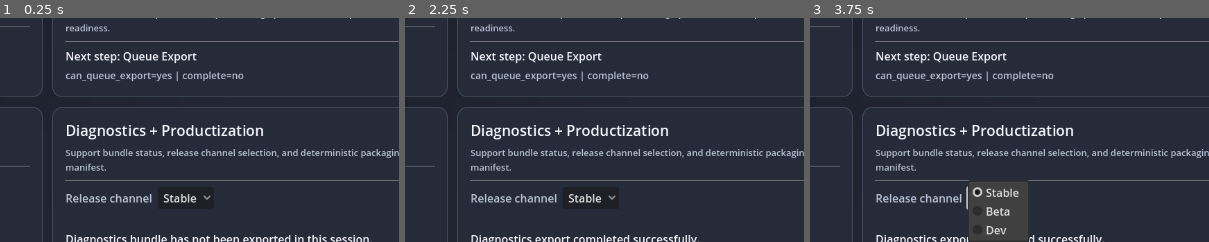
Above: before the commit, frames 1-3 (left to right).
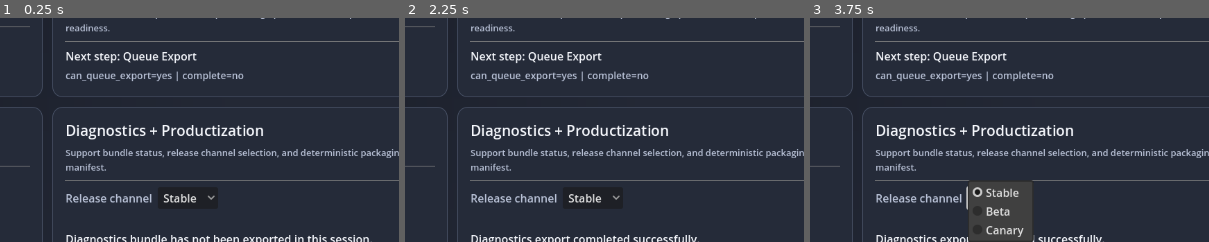
Above: after the commit, the same moments.

Repository: saagpatel/visual-album-studio
Game: Godot game, scene res://src/ui/main.tscn
Same seed, same stepped clock (60 frames per second), same inputs: the game is played once before the commit and once after it.
Inputs:
- Up to frame 1 (0.25 s): no input
- Up to frame 2 (2.25 s): click "Refresh Dashboard" at 0.5 s; click "Run Demo Command" at 1.25 s; click "Export Diagnostics" at 2 s
- Up to frame 3 (3.75 s): click "Packaging Dry Run" at 2.75 s; click "Stable" at 3.5 s
The pictures show only the part of the screen within x 44-94%, y 50-100%; the shares and areas given below are measured in that part.

The runs differ from the first frame. In frame 1, less than 0.1% of the frame differs, in the area x 50-54%, y 79-82%; in frame 2, less than 0.1%; in frame 3, 0.4%, in the area x 44-57%, y 72-100%.

Commit message:
feat(train1): implement signed release promotion workflow
- upgrade release manifests to v2 payloads with provenance and signature policy metadata
- add canary->beta->stable promotion plus rollback with gate and signature enforcement
- migrate legacy release channel state from dev to canary and align runtime channel handling
- extend AT-V2-101, integration, and unit tests for promotion and rollback coverage
- update V2 status/verification docs with baseline and kickoff evidence

Tests: env VAS_SECURITY_STRICT=1 bash .codex/scripts/run_verify_commands.sh

Diff:
--- a/app/src/core/productization_service.gd
+++ b/app/src/core/productization_service.gd
@@ -153,21 +153,23 @@
 		var rows = db.query("SELECT value_json FROM app_kv WHERE key = 'release_channel' LIMIT 1;")
 		if not rows.is_empty():
 			var raw = String(rows[0].get("value_json", ""))
-			if ["stable", "beta", "dev"].has(raw):
-				selected = raw
+			if ["stable", "beta", "canary", "dev"].has(raw):
+				selected = "canary" if raw == "dev" else raw
 			elif raw.begins_with("{\""):
 				var parsed: Variant = JSON.parse_string(raw)
 				if typeof(parsed) == TYPE_DICTIONARY:
 					selected = String(parsed.get("channel", "stable"))
+					if selected == "dev":
+						selected = "canary"
 			elif raw.find("channel:") != -1:
 				if raw.find("beta") != -1:
 					selected = "beta"
-				elif raw.find("dev") != -1:
-					selected = "dev"
+				elif raw.find("canary") != -1 or raw.find("dev") != -1:
+					selected = "canary"
 				else:
 					selected = "stable"
 
-	var channels = ["stable", "beta", "dev"]
+	var channels = ["stable", "beta", "canary"]
 	var out: Array = []
 	for channel in channels:
 		out.append({
@@ -177,7 +179,9 @@
 	return out
 
 func set_release_channel(channel_id: String) -> Dictionary:
-	if not ["stable", "beta", "dev"].has(channel_id):
+	if channel_id == "dev":
+		channel_id = "canary"
+	if not ["stable", "beta", "canary"].has(channel_id):
 		return {
 			"ok": false,
 			"error": "E_CHANNEL_INVALID",
@@ -232,7 +236,10 @@
 	var rows = db.query("SELECT channel FROM release_profiles WHERE id = %s LIMIT 1;" % db.quote(profile_id))
 	if rows.is_empty():
 		return "stable"
-	return String(rows[0].get("channel", "stable"))
+	var channel = String(rows[0].get("channel", "stable"))
+	if channel == "dev":
+		return "canary"
+	return channel
 
 func _runbook_for_error(code: String) -> String:
 	if code.begins_with("E_FFMPEG") or code == "E_DISK_FULL":
Not shown, changed: app/src/core_py/vas_studio/productization.py
Not shown, changed: app/tests_py/acceptance/test_atv2101_train1.py
Not shown, added: app/tests_py/integration/test_itv2_103_release_channel_promotion.py
Not shown, changed: app/tests_py/unit/test_ts016_packaging_manifest.py
Not shown, changed: app/tests_py/unit/test_tsv2_101_packaging_signature.py
Not shown, changed: docs/26-v2-test-verification.md
Not shown, changed: docs/STATUS.md
Not shown, added: migrations/008_v2_train1_release_channels.sql
